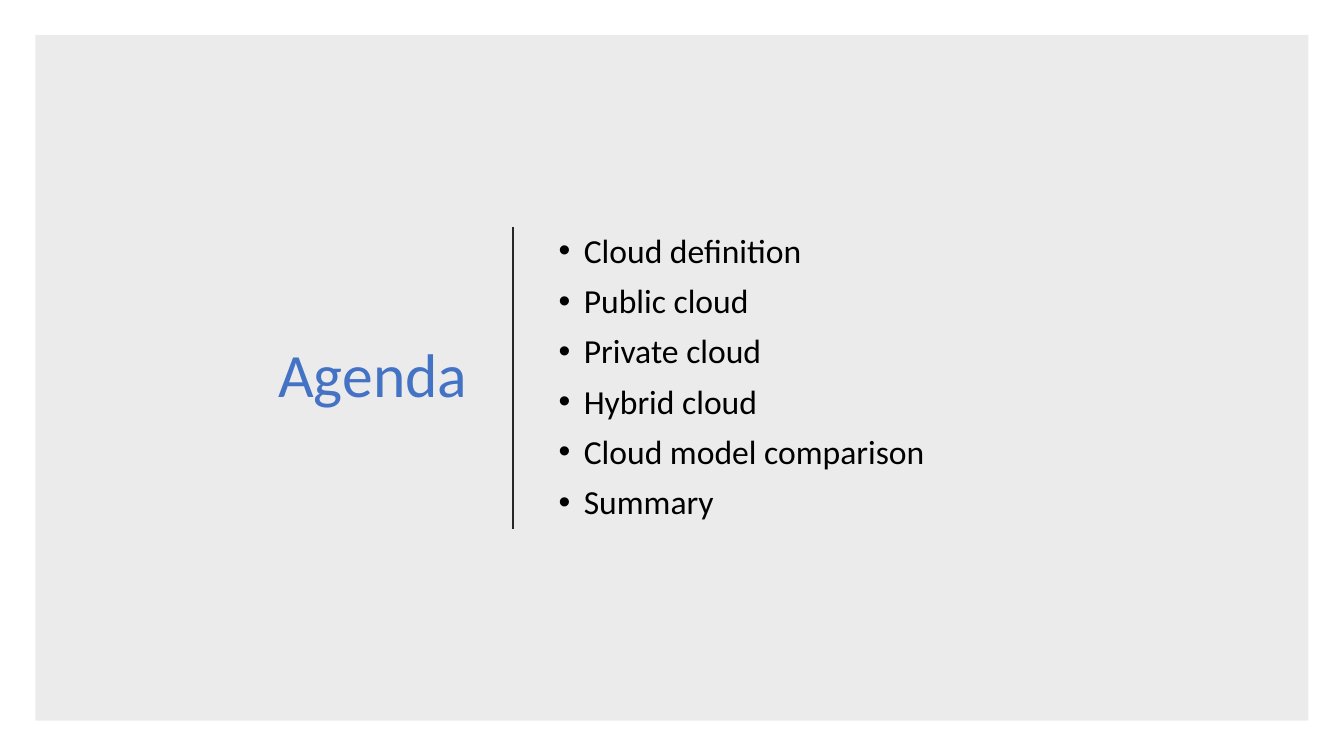
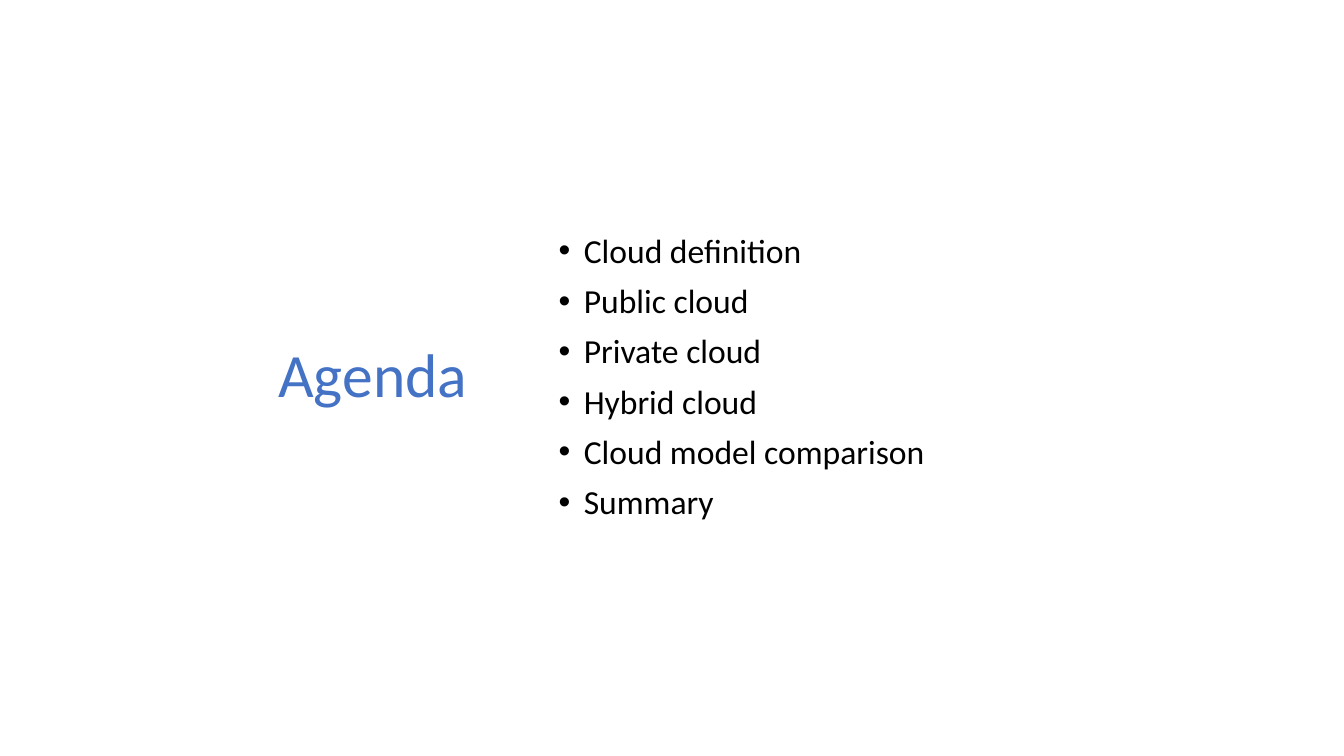
Before and after one commit to warrendt/cloudfridays, a slide deck: slide 2 of content/Azure Fundamentals/1. Understand cloud concepts/3. The differences between Public, Private and Hybrid cloud models.pptx. Drawn at 1344x756 pixels with LibreOffice and Linux fonts; fonts in the diff are those of the drawing; background and template pictures are left out. Boxes give left, top, right and bottom in pixels: in the first picture for what was removed or moved away, otherwise in the second. Text is boxed around its words. In the diff, an @@ line names an element or a change of style, - is before the commit and + after.

```diff
--- a/content/Azure Fundamentals/1. Understand cloud concepts/3. The differences between Public, Private and Hybrid cloud models.pptx
+++ b/content/Azure Fundamentals/1. Understand cloud concepts/3. The differences between Public, Private and Hybrid cloud models.pptx
@@ rectangle removed at (35, 35, 1309, 721) @@
@@ line removed from (513, 227) to (513, 529) @@
```
Also in this commit, not shown: 3 other slides changed, 3 slides added, 1 other file.
